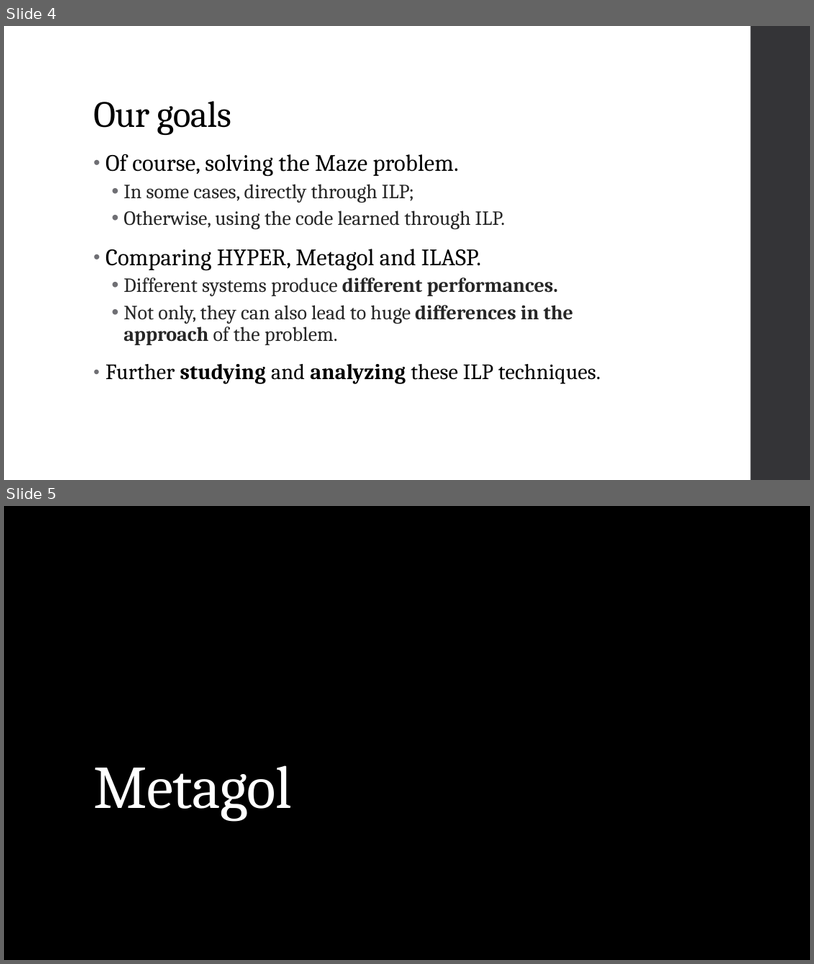
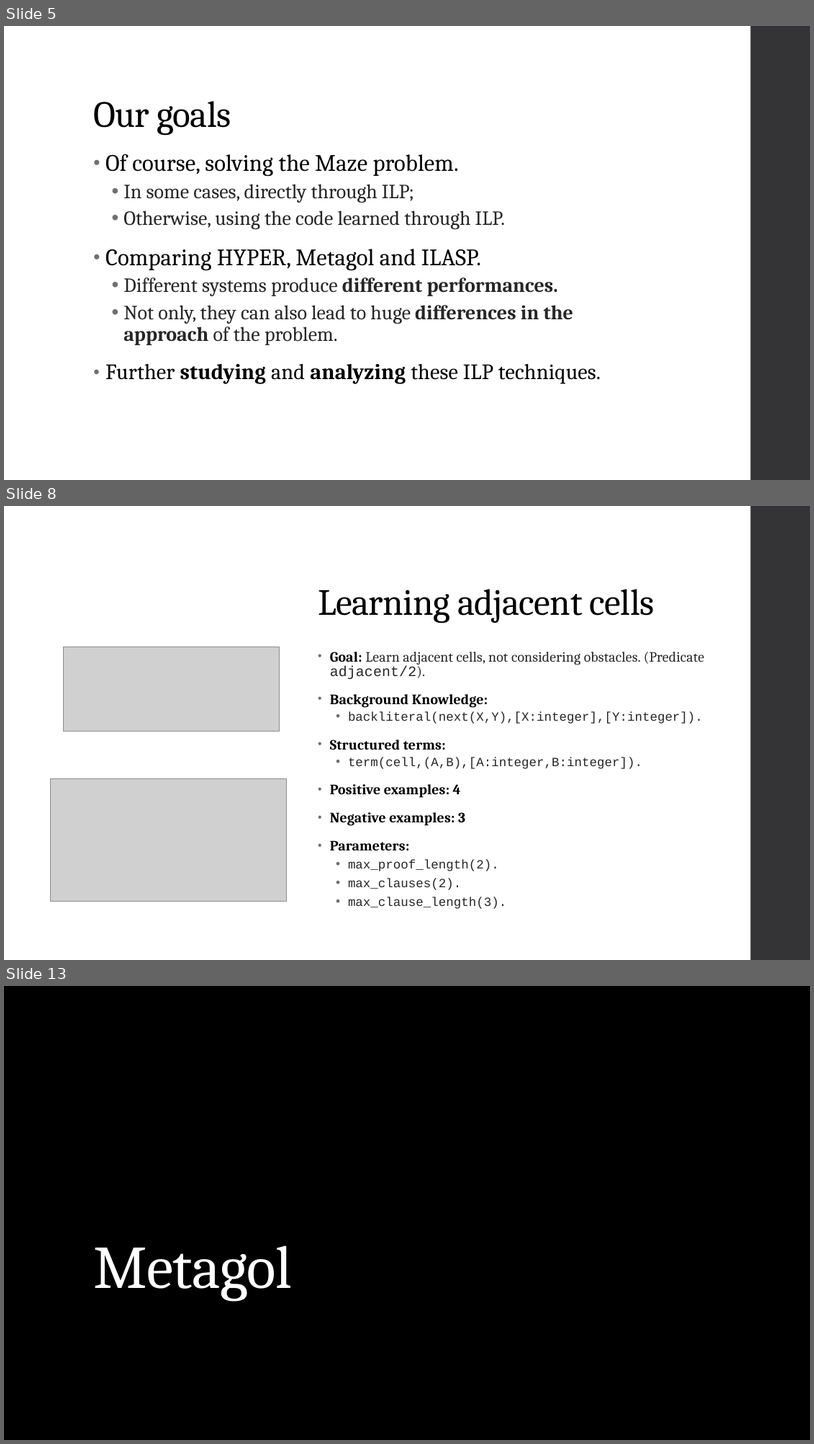
Before and after one commit to Alex-Dell1/ATAI_Maze_Project, a slide deck: ATAI_Presentation.pptx. Shown one above the other, each under a label of ours: slides 4 and 5 before the commit, slides 5, 8 and 13 after it; the slides between them are not shown. The pictures are 814x964 and 814x1444 pixels, drawn with LibreOffice and Linux fonts; fonts in the diff are those of the drawing; grey boxes stand for pictures; background and template pictures are left out. Boxes give left, top, right and bottom in pixels: in the first picture for what was removed or moved away, otherwise in the second. Text is boxed around its words. In the diff, an @@ line names an element or a change of style, - is before the commit and + after.

```diff
--- a/ATAI_Presentation.pptx
+++ b/ATAI_Presentation.pptx
@@ slide 8 added at (4,506,810,960), background picture (left out); not listed: 1 template element that a slide beside it also shows @@
@@ title added at (318,589,655,623), 44 pt, text #000000 @@
+Learning adjacent cells
@@ picture added at (63,647,280,731) @@
@@ text added at (330,651,705,908), 17 pt, text #262626 @@
+• Goal: Learn adjacent cells, not considering obstacles. (Predicate adjacent/2).
+• Background Knowledge:
+  • backliteral(next(X,Y),[X:integer],[Y:integer]).
+• Structured terms:
+  • term(cell,(A,B),[A:integer,B:integer]).
+• Positive examples: 4
+• Negative examples: 3
+• Parameters:
+  • max_proof_length(2).
+  • max_clauses(2).
+  • max_clause_length(3).
@@ picture added at (51,778,287,901) @@
@@ what was slide 4 is now slide 5 @@
@@ what was slide 5 is now slide 13 @@
```
Also in this commit, not shown: 6 slides changed, 12 other slides added, 1 other file.
